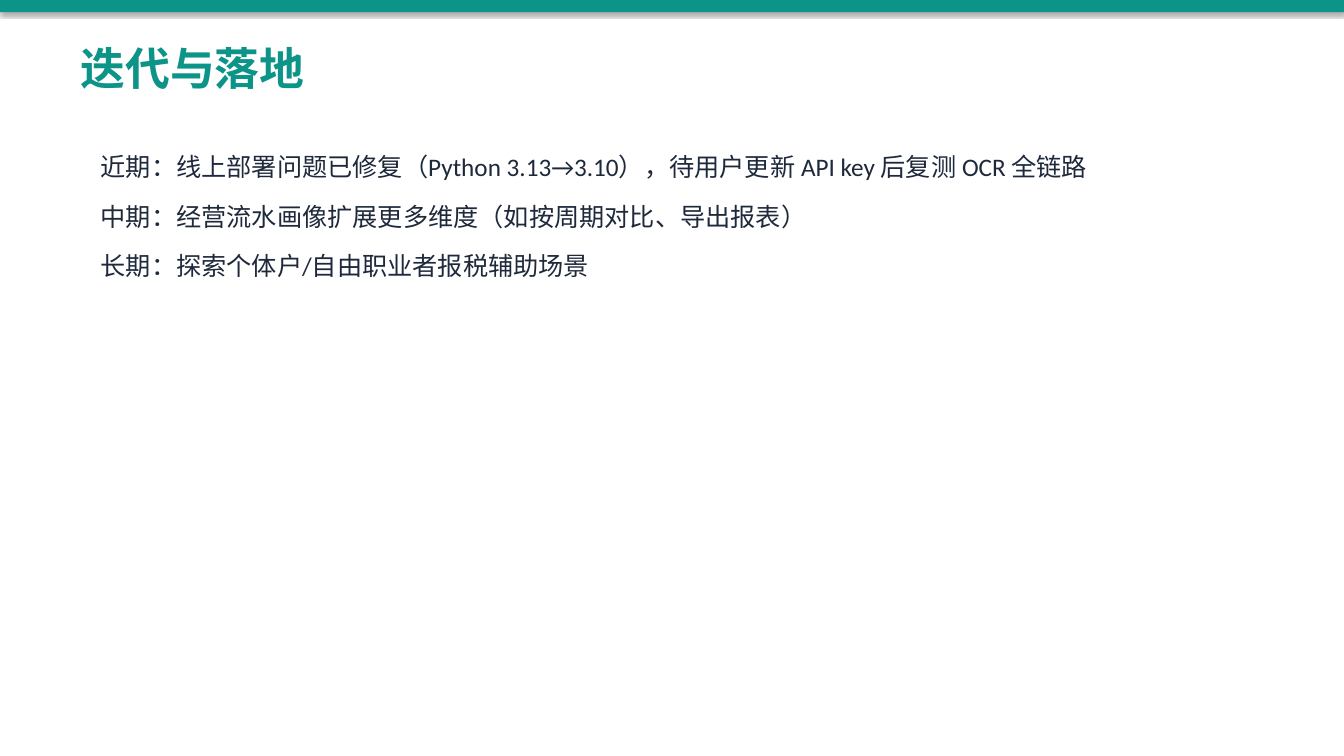
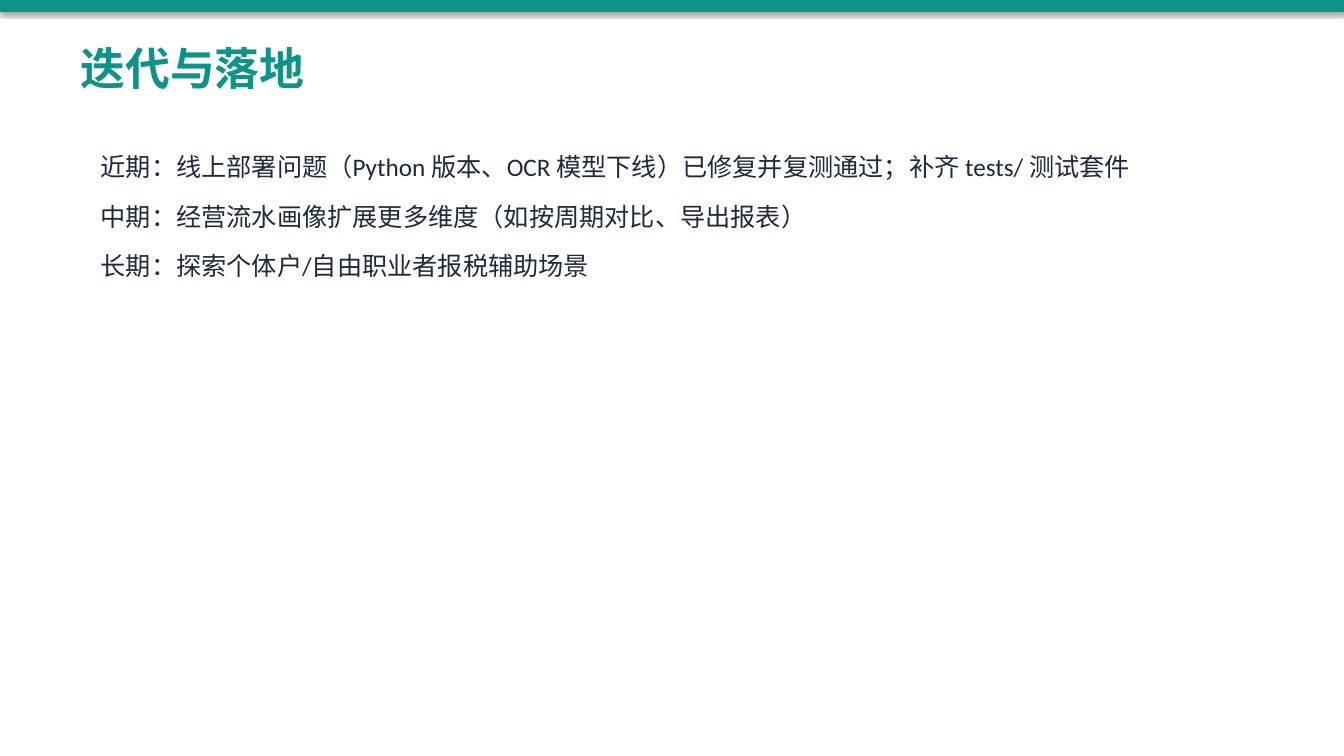
Before and after one commit to CrazyForks/WeFinance, a slide deck: slide 10 of hackathon/goai-2026-submission/WeFinance-GOAI2026-初赛PPT-v1.pptx. Drawn at 1344x756 pixels with LibreOffice and Linux fonts; fonts in the diff are those of the drawing. Boxes give left, top, right and bottom in pixels: in the first picture for what was removed or moved away, otherwise in the second. Text is boxed around its words. In the diff, an @@ line names an element or a change of style, - is before the commit and + after.

Commit message:
docs(goai): sync all submission docs with the fixed live-OCR result
The compliance checklist and one-pager still described the OCR 403 as
an open gap pending a user key update. Update every reference across
PPT-内容稿.md, 官方要求对照清单.md, 项目一页纸.md and the PPT builder
to reflect what actually happened: root cause was a deprecated
SiliconFlow model, not the key, and the live demo now passes 4/4 on
retest. Move the item from known gaps into fixed gaps, matching the
existing pattern for other resolved issues.

```diff
--- a/hackathon/goai-2026-submission/WeFinance-GOAI2026-初赛PPT-v1.pptx
+++ b/hackathon/goai-2026-submission/WeFinance-GOAI2026-初赛PPT-v1.pptx
@@ text at box(101, 154, 1130, 180): text changed @@
-近期：线上部署问题已修复（Python 3.13→3.10），待用户更新 API key 后复测 OCR 全链路
+近期：线上部署问题（Python 版本、OCR 模型下线）已修复并复测通过；补齐 tests/ 测试套件
```
Also in this commit, not shown: 4 other files.
